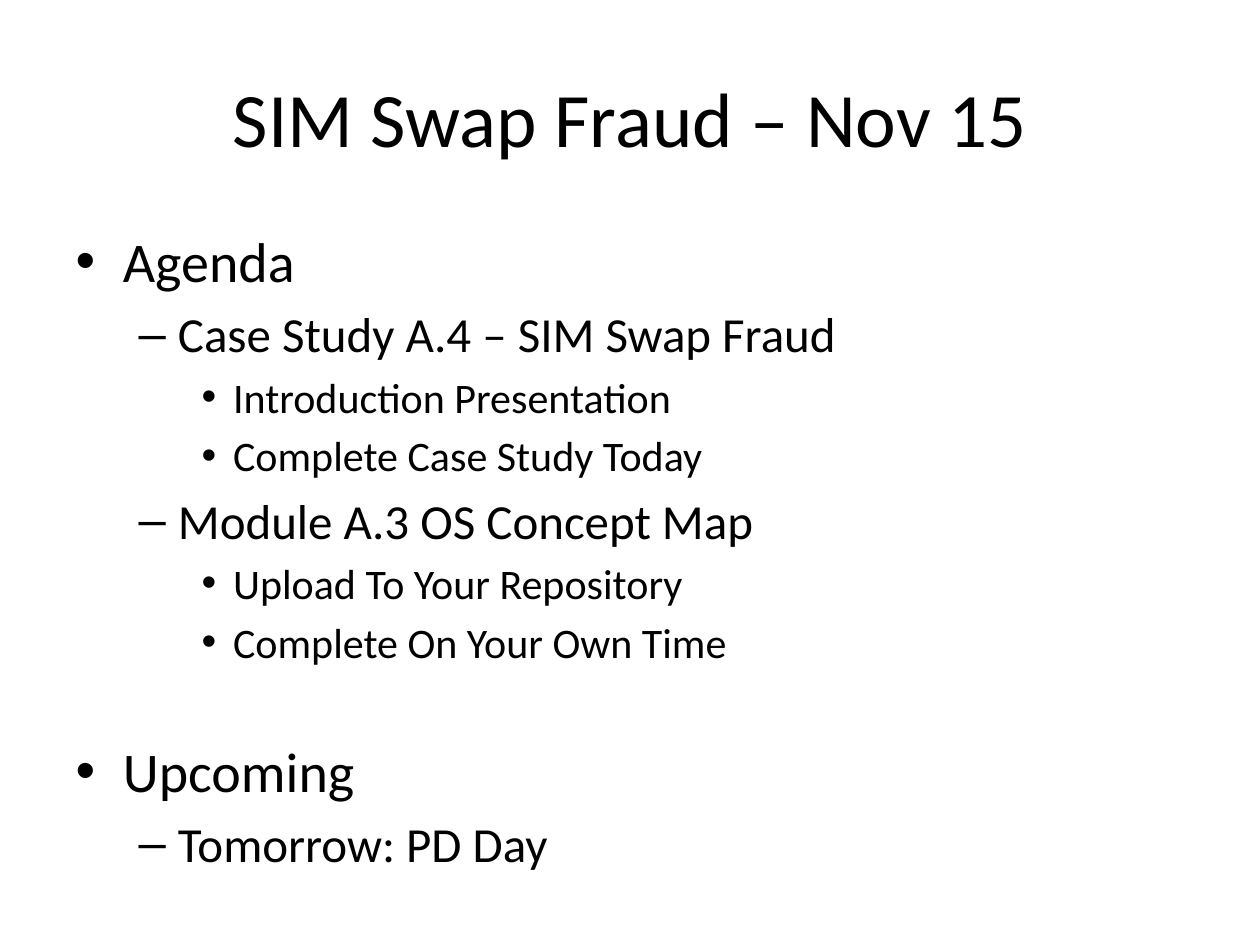
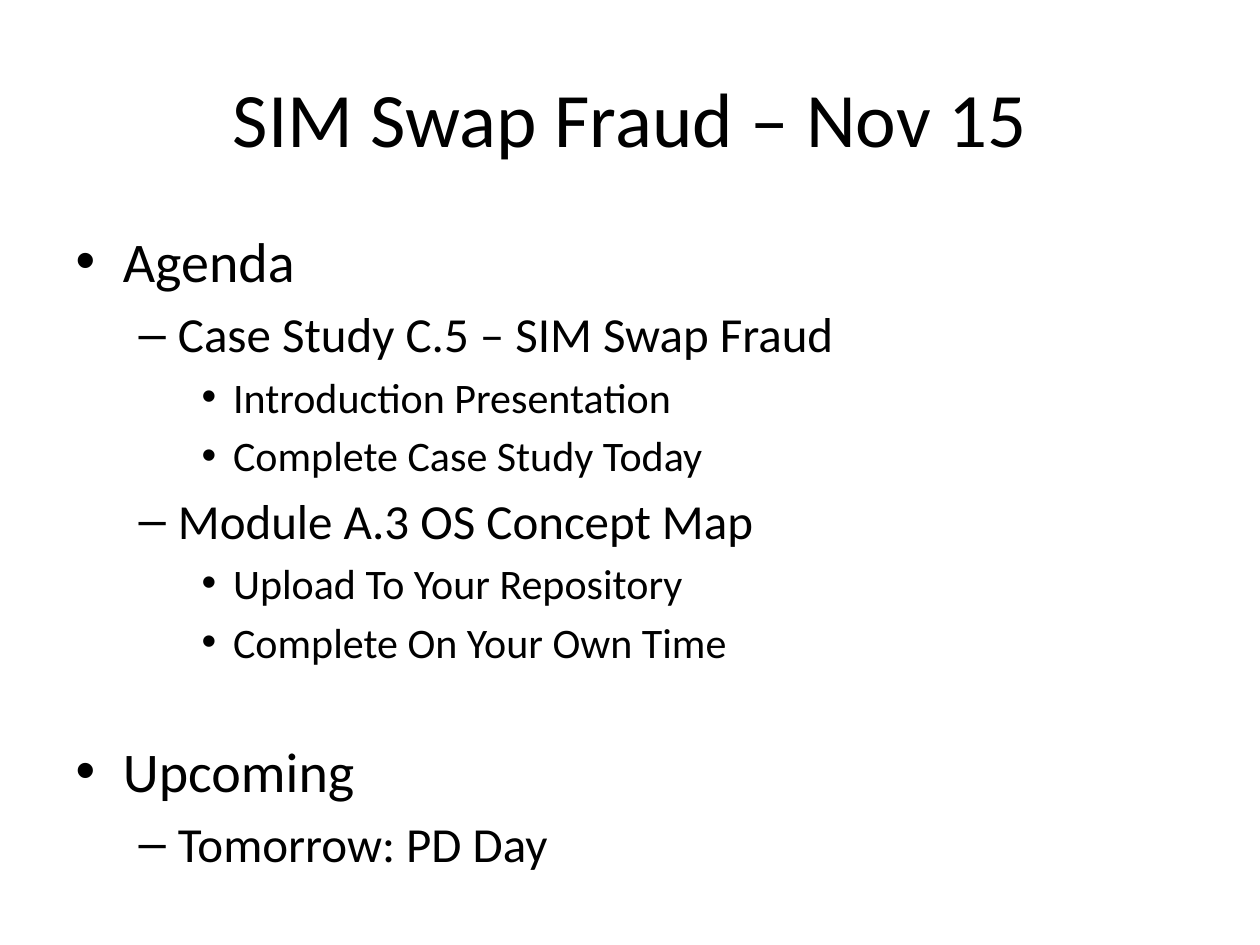
Before and after one commit to optimalcore/ICS2O0, a slide deck: slide 1 of Daily Agendas/Day11.4_SIMSwapFraud.pptx. Drawn at 1260x945 pixels with LibreOffice and Linux fonts; fonts in the diff are those of the drawing. Boxes give left, top, right and bottom in pixels: in the first picture for what was removed or moved away, otherwise in the second. Text is boxed around its words. In the diff, an @@ line names an element or a change of style, - is before the commit and + after.

```diff
--- a/Daily Agendas/Day11.4_SIMSwapFraud.pptx
+++ b/Daily Agendas/Day11.4_SIMSwapFraud.pptx
@@ text at box(178, 318, 833, 360): text changed @@
-  – Case Study A.4 – SIM Swap Fraud
+  – Case Study C.5 – SIM Swap Fraud
```
Also in this commit, not shown: 1 other file.
